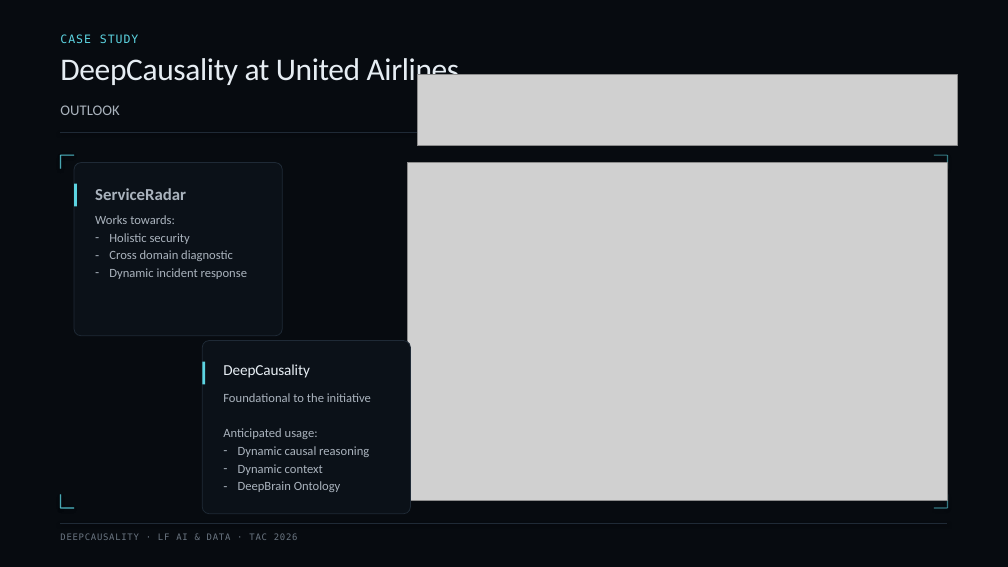
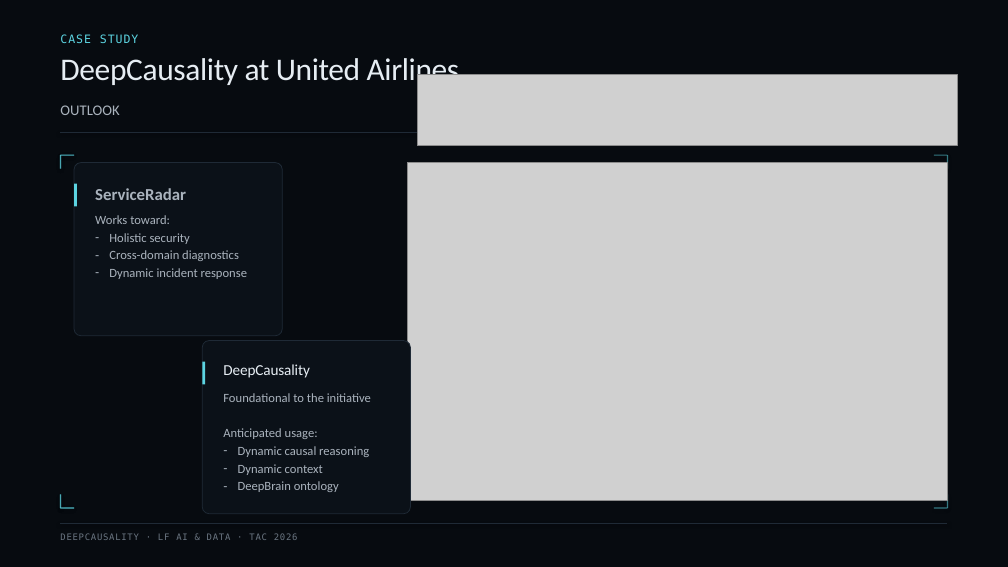
Before and after one commit to deepcausality-rs/deep_causality, a slide deck: slide 12 of docs/LF/slides/LF_2026/DeepCausality_TAC_2026.pptx. Drawn at 1008x567 pixels with LibreOffice and Linux fonts; fonts in the diff are those of the drawing; grey boxes stand for pictures. Boxes give left, top, right and bottom in pixels: in the first picture for what was removed or moved away, otherwise in the second. Text is boxed around its words. In the diff, an @@ line names an element or a change of style, - is before the commit and + after.

```diff
--- a/docs/LF/slides/LF_2026/DeepCausality_TAC_2026.pptx
+++ b/docs/LF/slides/LF_2026/DeepCausality_TAC_2026.pptx
@@ text at bbox=[95, 215, 170, 224]: text changed @@
-Works towards:
+Works toward:
@@ text at bbox=[109, 250, 239, 261]: text changed @@
-– Cross domain diagnostic
+– Cross-domain diagnostics
@@ text at bbox=[238, 481, 339, 492]: text changed @@
-– DeepBrain Ontology
+– DeepBrain ontology
```
Also in this commit, not shown: 9 other slides changed, 2 other files.
